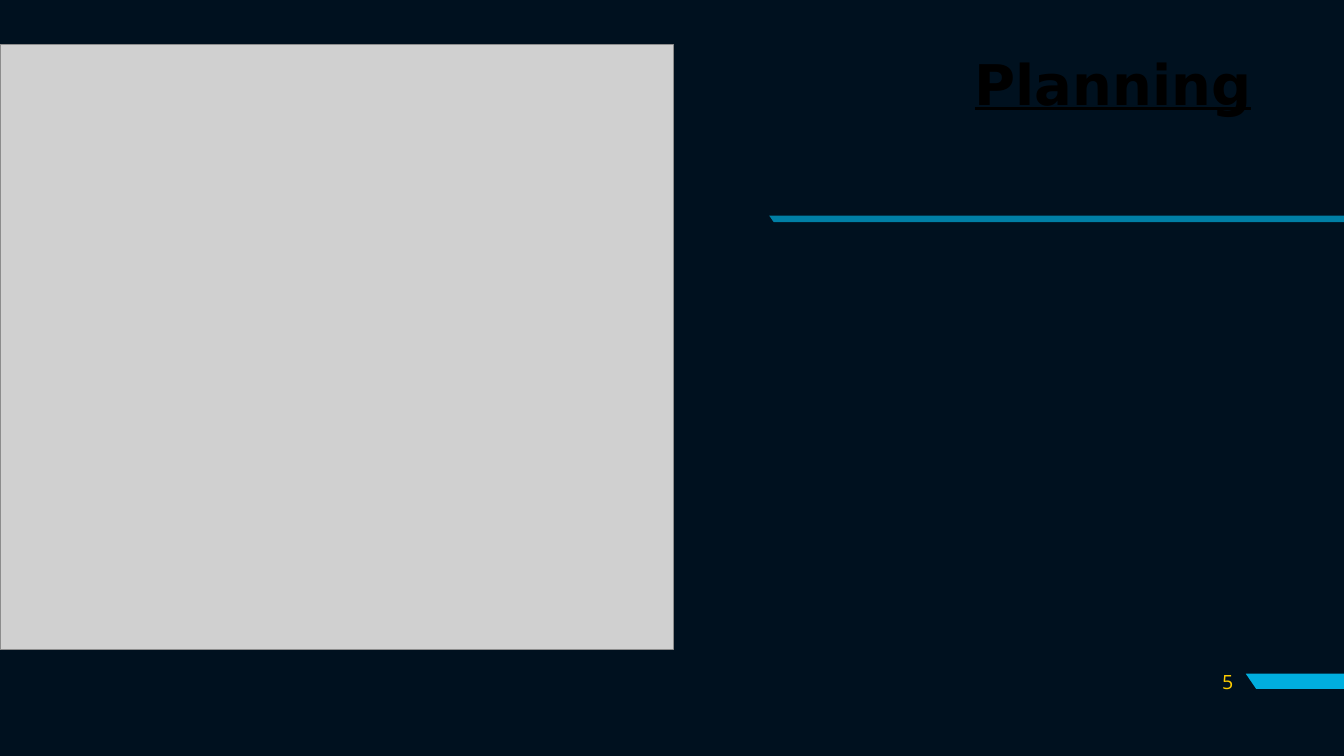
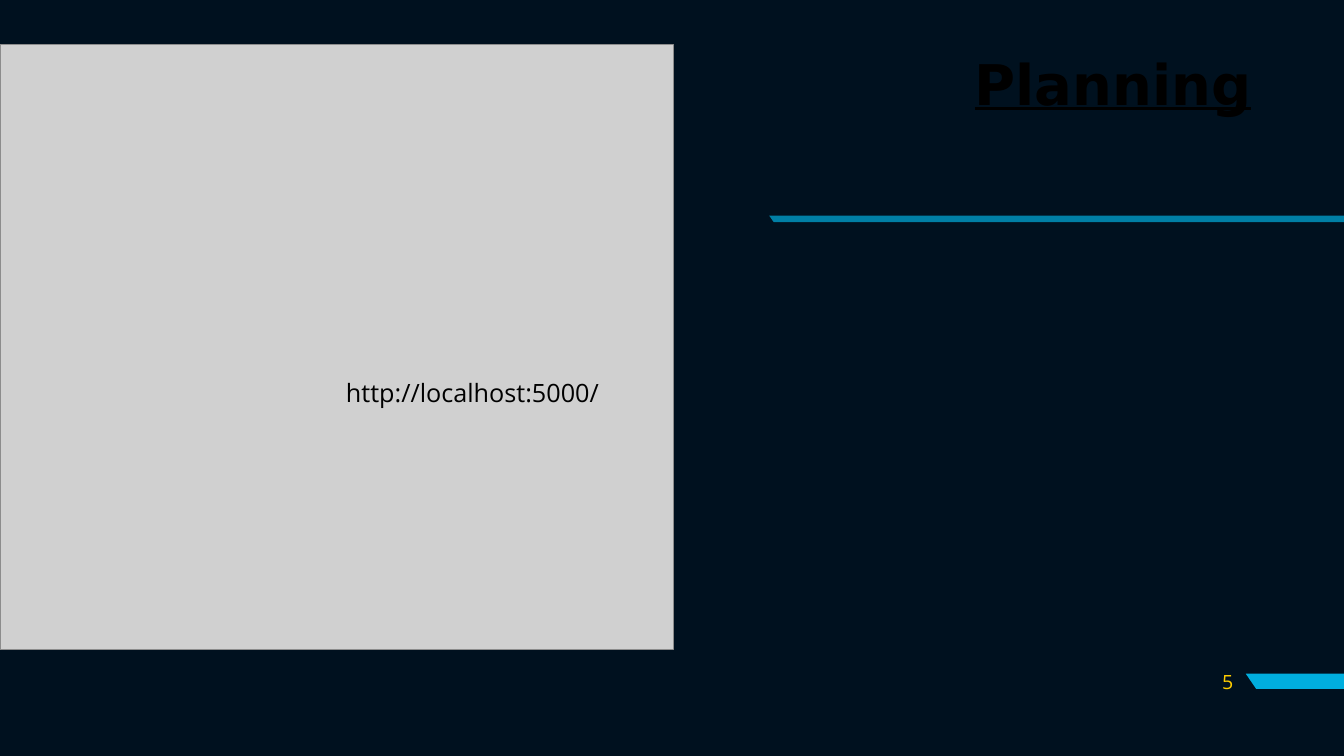
Before and after one commit to filipjosipovic/OverTime, a slide deck: slide 5 of SYP-_Prasi_1.pptx. Drawn at 1344x756 pixels with LibreOffice and Linux fonts; fonts in the diff are those of the drawing; grey boxes stand for pictures; background and template pictures are left out. Boxes give left, top, right and bottom in pixels: in the first picture for what was removed or moved away, otherwise in the second. Text is boxed around its words. In the diff, an @@ line names an element or a change of style, - is before the commit and + after.

Commit message:
wdefgtrhz

```diff
--- a/SYP-_Prasi_1.pptx
+++ b/SYP-_Prasi_1.pptx
@@ text added at (346,383,599,408), 18 pt, text #000000 @@
+http://localhost:5000/
```
